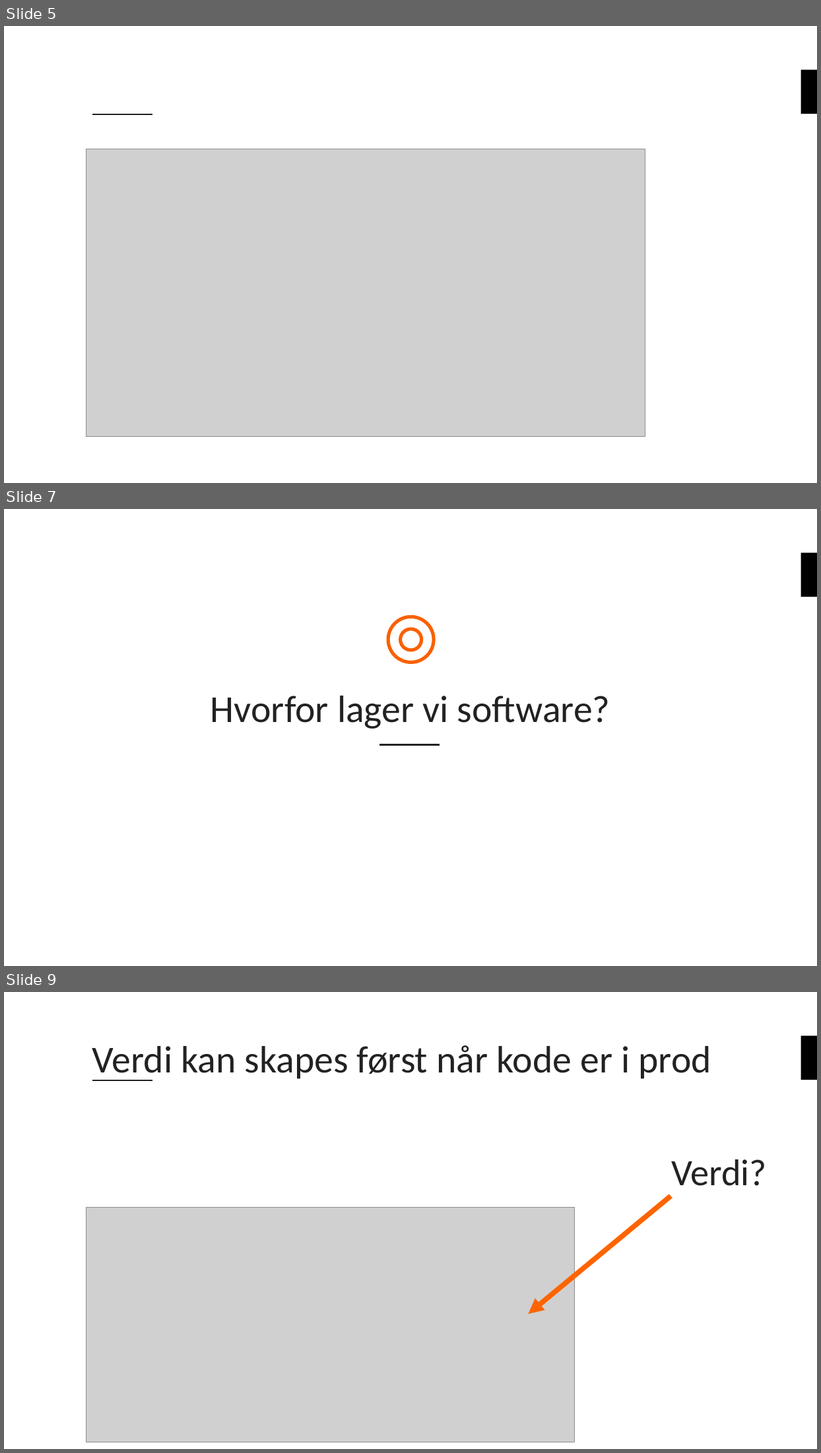
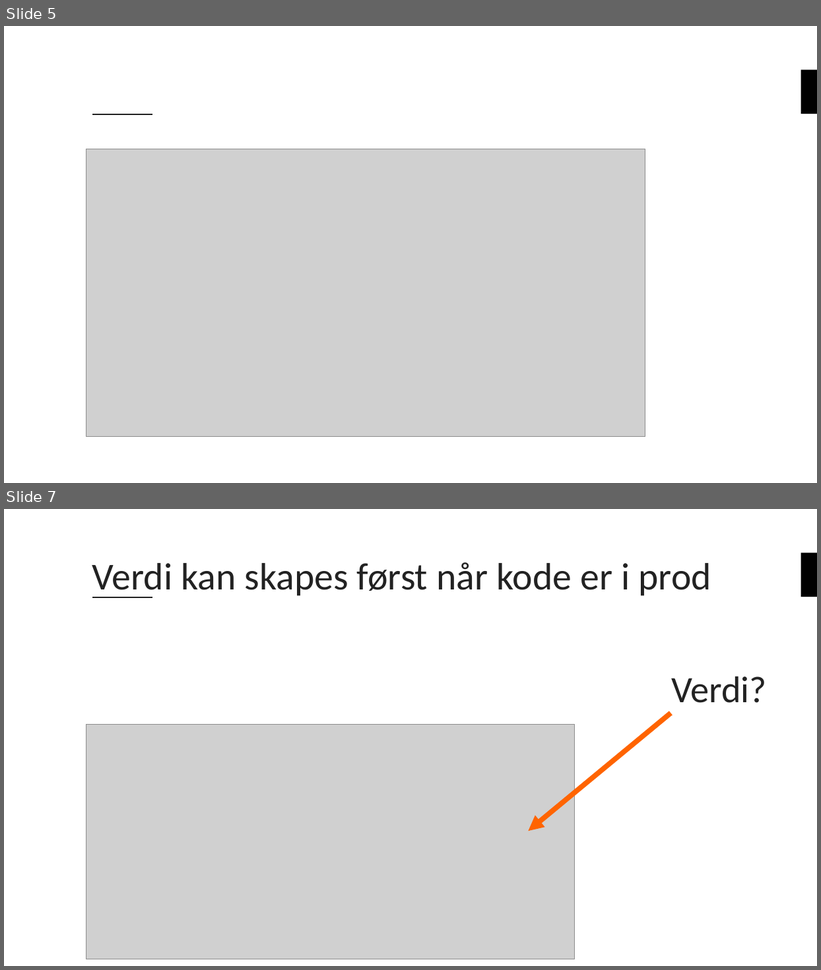
Before and after one commit to bouvet/azure-workshops, a slide deck: Workshop_2/Presentasjon/Azureskolen-Workshop#2.pptx. Shown one above the other, each under a label of ours: slides 5, 7 and 9 before the commit, slides 5 and 7 after it; the slides between them are not shown. The pictures are 821x1453 and 821x970 pixels, drawn with LibreOffice and Linux fonts; fonts in the diff are those of the drawing; grey boxes stand for pictures; background and template pictures are left out. Boxes give left, top, right and bottom in pixels: in the first picture for what was removed or moved away, otherwise in the second. Text is boxed around its words. In the diff, an @@ line names an element or a change of style, - is before the commit and + after.

```diff
--- a/Workshop_2/Presentasjon/Azureskolen-Workshop#2.pptx
+++ b/Workshop_2/Presentasjon/Azureskolen-Workshop#2.pptx
@@ slide 7 removed at <box>4,509,817,966</box>, background #FFFFFF; not listed: 1 template element that a slide beside it also shows @@
@@ ellipse removed at <box>388,617,434,663</box> @@
@@ ellipse removed at <box>401,629,422,650</box> @@
@@ title removed at <box>211,696,611,729</box> @@
-Hvorfor lager vi software?
@@ line removed from (380, 745) to (440, 745) @@
@@ what was slide 9 is now slide 7 @@
```
Also in this commit, not shown: 3 slides changed, 2 slides added, 5 other slides removed, 1 other file.
